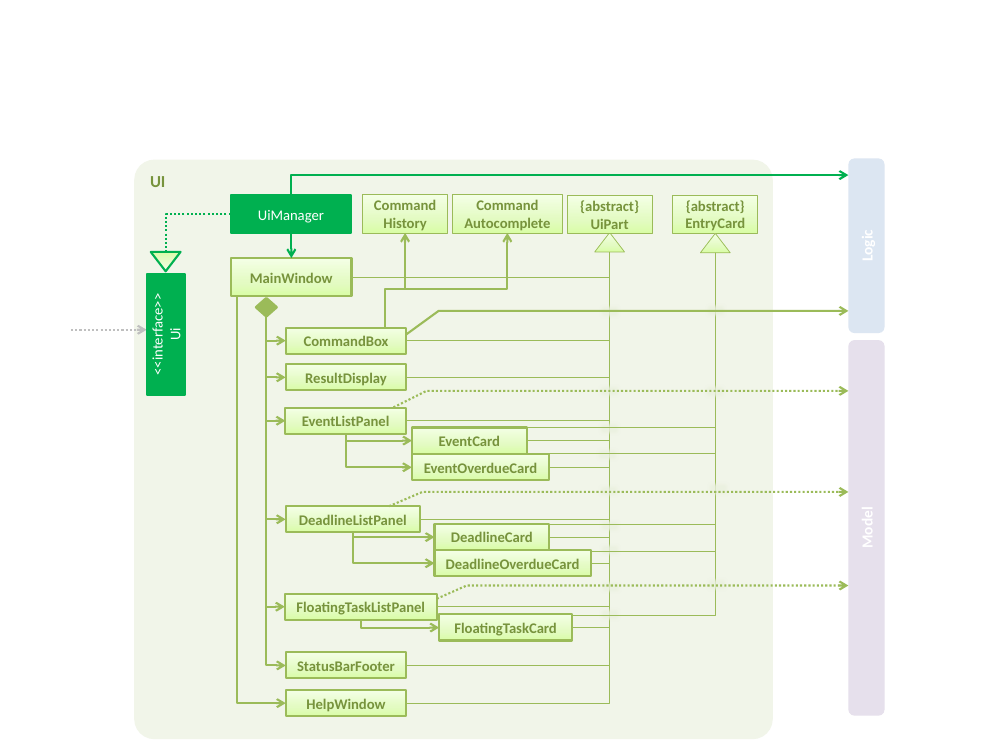
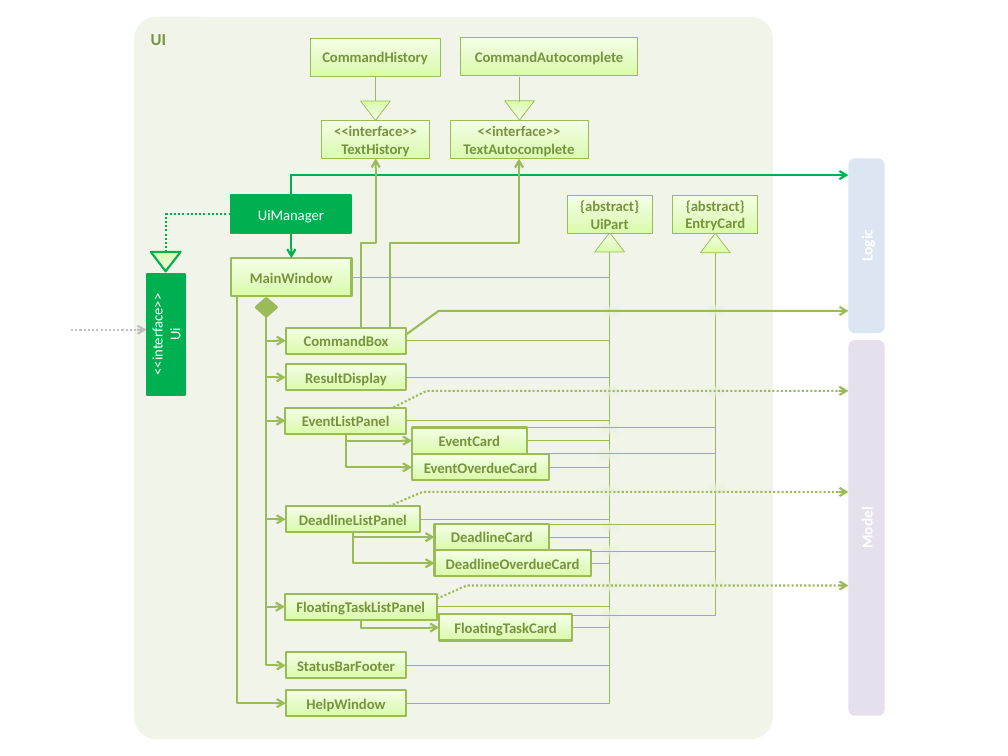
Before and after one commit to CS2103JUN2017-T2/addressbook-level4, a slide deck: slide 1 of docs/diagrams/UiComponentClassDiagram.pptx. Drawn at 1008x756 pixels with LibreOffice and Linux fonts; fonts in the diff are those of the drawing. Boxes give left, top, right and bottom in pixels: in the first picture for what was removed or moved away, otherwise in the second. Text is boxed around its words. In the diff, an @@ line names an element or a change of style, - is before the commit and + after.

```diff
--- a/docs/diagrams/UiComponentClassDiagram.pptx
+++ b/docs/diagrams/UiComponentClassDiagram.pptx
@@ rounded rectangle "UI" resized from (x1=134, y1=159, x2=773, y2=739) to (x1=134, y1=17, x2=773, y2=740) @@
@@ rectangle "CommandHistory" resized from (x1=363, y1=195, x2=448, y2=233) to (x1=309, y1=38, x2=440, y2=77) @@
@@ rectangle added at (x1=461, y1=37, x2=638, y2=76), fill gradient #DAFDA7 to #E4FCC2 to #F5FFE7, outline #9BBB59 0.5 pt, 10.5 pt, text #77933C, bold @@
+CommandAutocomplete
@@ elbow line added from (376, 101) to (375, 77), #9BBB59 0.5 pt @@
@@ elbow line added from (519, 102) to (519, 77), #9BBB59 0.5 pt @@
@@ triangle added at (x1=361, y1=101, x2=391, y2=120), fill gradient #DAFDA7 to #E4FCC2 to #F5FFE7, outline #9BBB59 0.5 pt @@
@@ triangle added at (x1=505, y1=101, x2=535, y2=120), fill gradient #DAFDA7 to #E4FCC2 to #F5FFE7, outline #9BBB59 0.5 pt @@
@@ rectangle added at (x1=322, y1=120, x2=429, y2=158), fill gradient #DAFDA7 to #E4FCC2 to #F5FFE7, outline #9BBB59 0.5 pt, 10.5 pt, text #77933C, bold @@
+<<interface>>
+TextHistory
@@ rectangle "<<interface>>" resized from (x1=452, y1=195, x2=562, y2=233) to (x1=451, y1=121, x2=589, y2=159) @@
@@ text in rectangle at (x1=463, y1=126, x2=574, y2=156): text changed @@
-Command
-Autocomplete
+<<interface>>
+TextAutocomplete
@@ elbow arrow moved from (385, 328) - (405, 233) to (361, 328) - (376, 158) @@
@@ elbow arrow moved from (385, 289) - (507, 233) to (390, 328) - (519, 158) @@
```
Also in this commit, not shown: 1 other file.
